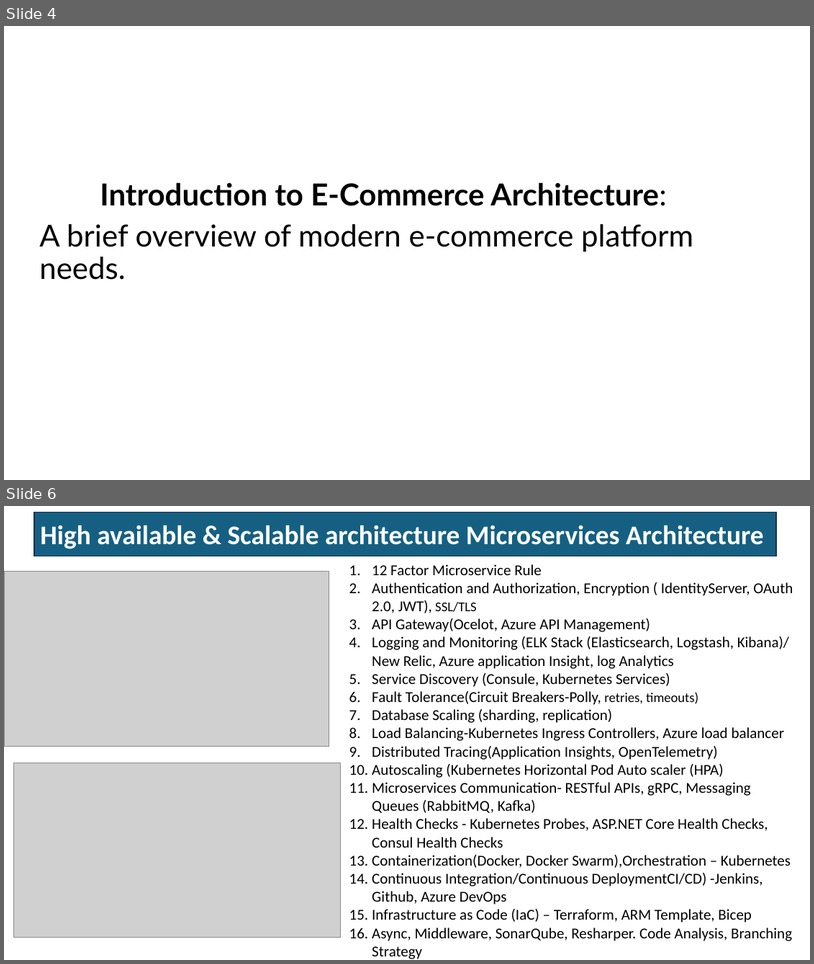
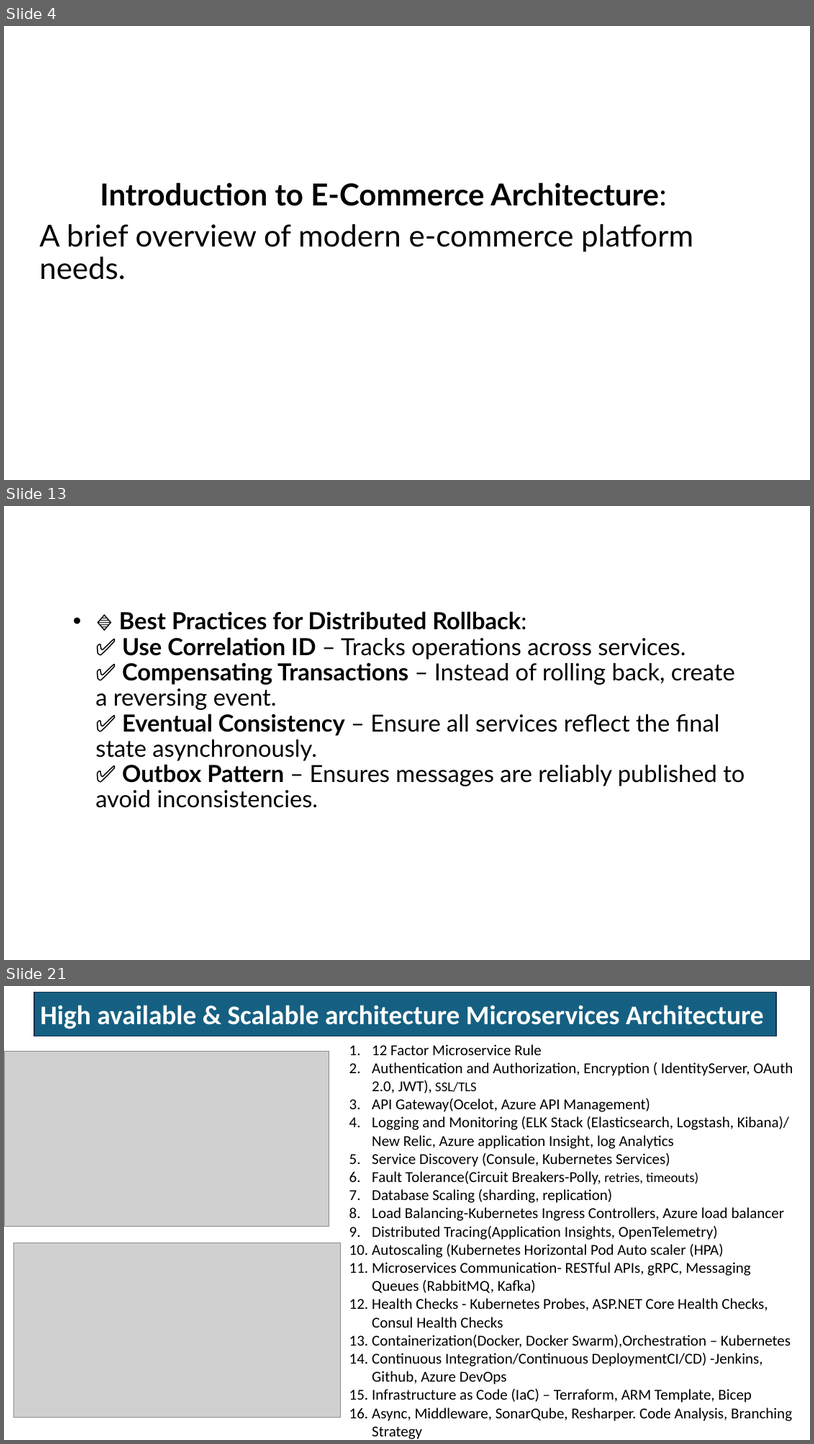
Before and after one commit to RajneeshhajelaAzure/architect, a slide deck: Architecting E-Commerce Solutions with.pptx. Shown one above the other, each under a label of ours: slides 4 and 6 before the commit, slides 4, 13 and 21 after it; the slides between them are not shown. The pictures are 814x964 and 814x1444 pixels, drawn with LibreOffice and Linux fonts; fonts in the diff are those of the drawing; grey boxes stand for pictures. Boxes give left, top, right and bottom in pixels: in the first picture for what was removed or moved away, otherwise in the second. Text is boxed around its words. In the diff, an @@ line names an element or a change of style, - is before the commit and + after.

```diff
--- a/Architecting E-Commerce Solutions with.pptx
+++ b/Architecting E-Commerce Solutions with.pptx
@@ slide 13 added at (4, 506, 810, 960), background #FFFFFF @@
@@ text added at (95, 611, 745, 808), 28 pt, text #000000 @@
+• 🔹 Best Practices for Distributed Rollback:
+  ✅ Use Correlation ID – Tracks operations across services.
+  ✅ Compensating Transactions – Instead of rolling back, create a reversing event.
+  ✅ Eventual Consistency – Ensure all services reflect the final state asynchronously.
+  ✅ Outbox Pattern – Ensures messages are reliably published to avoid inconsistencies.
@@ what was slide 6 is now slide 21 @@
```
Also in this commit, not shown: 2 slides changed, 15 other slides added, 2 other files.
